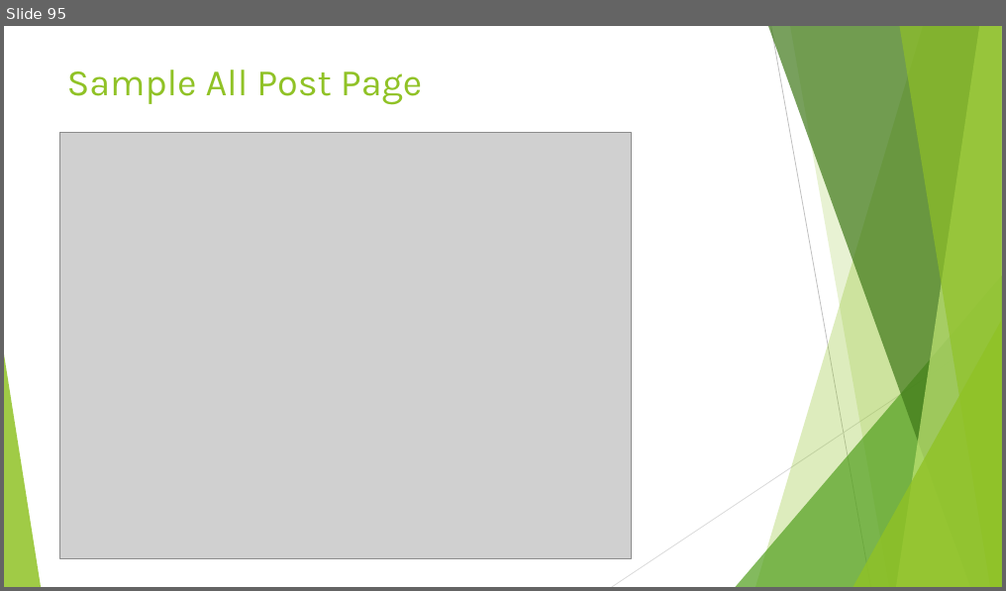
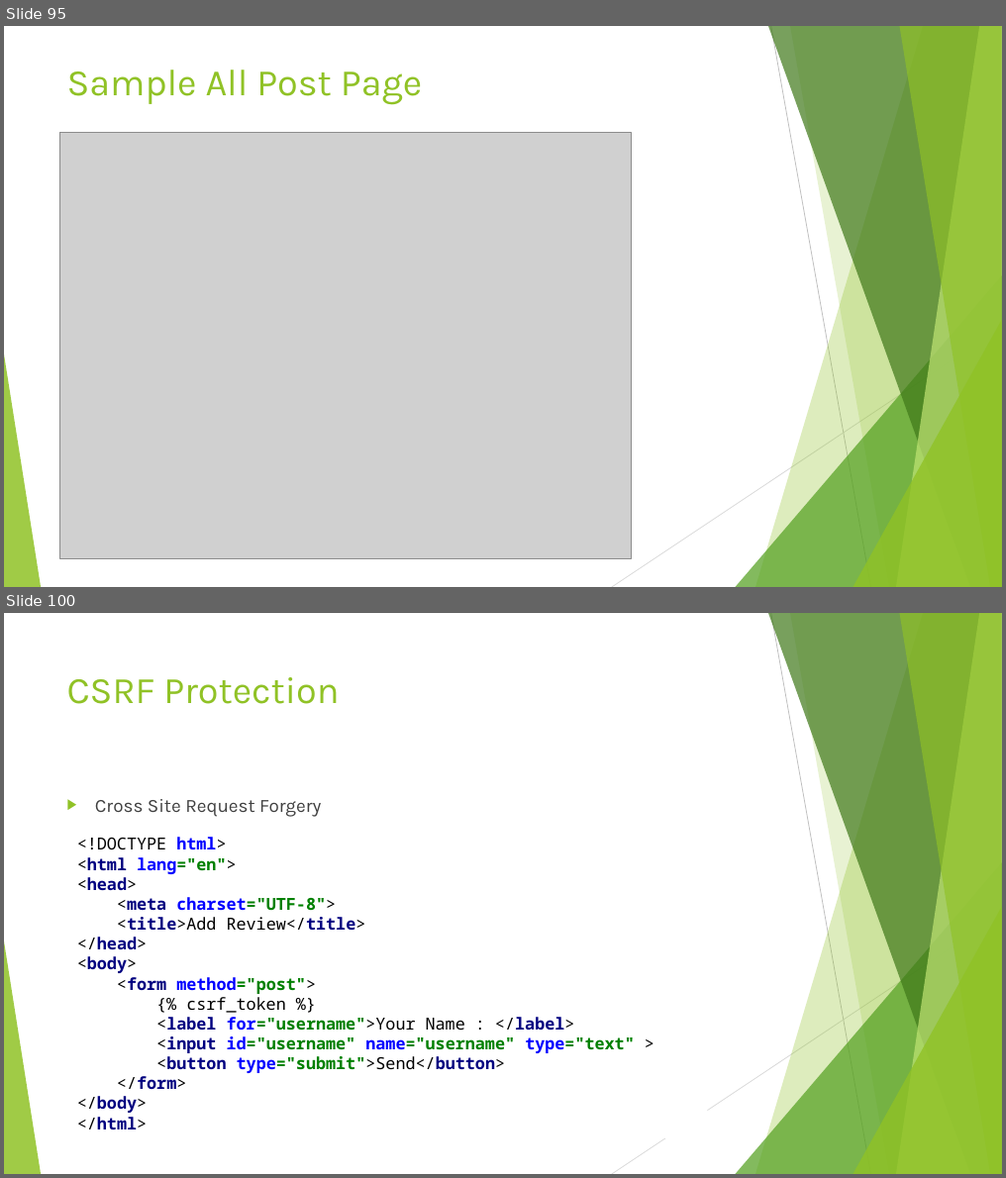
Before and after one commit to edyoda/PD-281220-Session-Code, a slide deck: Django EdYoda.pptx. Shown one above the other, each under a label of ours: slide 95 before the commit, slides 95 and 100 after it; the slides between them are not shown. The pictures are 1006x591 and 1006x1178 pixels, drawn with LibreOffice and Linux fonts; fonts in the diff are those of the drawing; grey boxes stand for pictures. Boxes give left, top, right and bottom in pixels: in the first picture for what was removed or moved away, otherwise in the second. Text is boxed around its words. In the diff, an @@ line names an element or a change of style, - is before the commit and + after.

```diff
--- a/Django EdYoda.pptx
+++ b/Django EdYoda.pptx
@@ slide 100 added at box(4, 613, 1002, 1174), background #FFFFFF; not listed: 10 template elements that a slide beside it also shows @@
@@ title added at box(67, 677, 339, 704), 36 pt, text #90C226 @@
+CSRF Protection
@@ text added at box(95, 799, 321, 817), 18 pt, text #404040 @@
+▶ Cross Site Request Forgery
@@ text added at box(77, 837, 635, 1130), 16 pt, text #000000, bold @@
+<!DOCTYPE html>
+<html lang="en">
+<head>
+<meta charset="UTF-8">
+<title>Add Review</title>
+</head>
+<body>
+<form method="post">
+{% csrf_token %}
+<label for="username">Your Name : </label>
+<input id="username" name="username" type="text" >
+<button type="submit">Send</button>
+</form>
+</body>
+</html>
```
Also in this commit, not shown: 2 slides changed, 14 other slides added, 21 other files.
